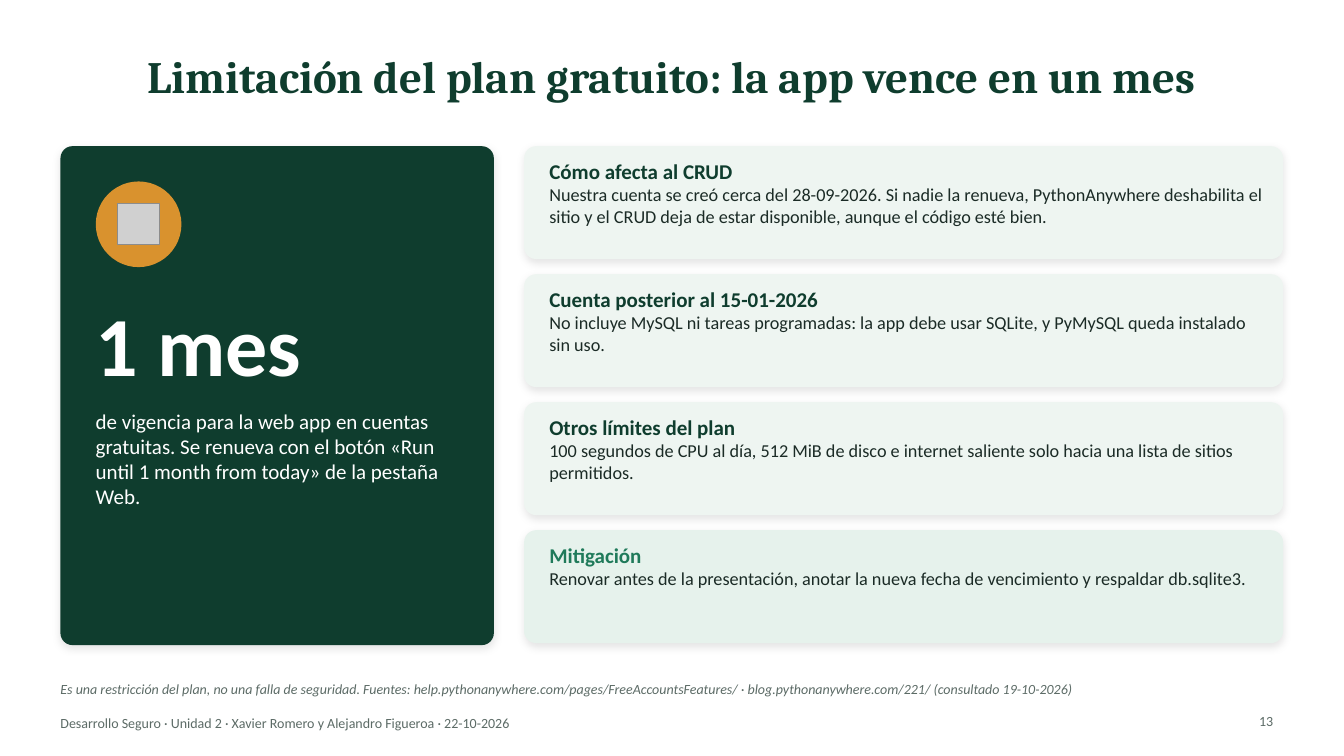
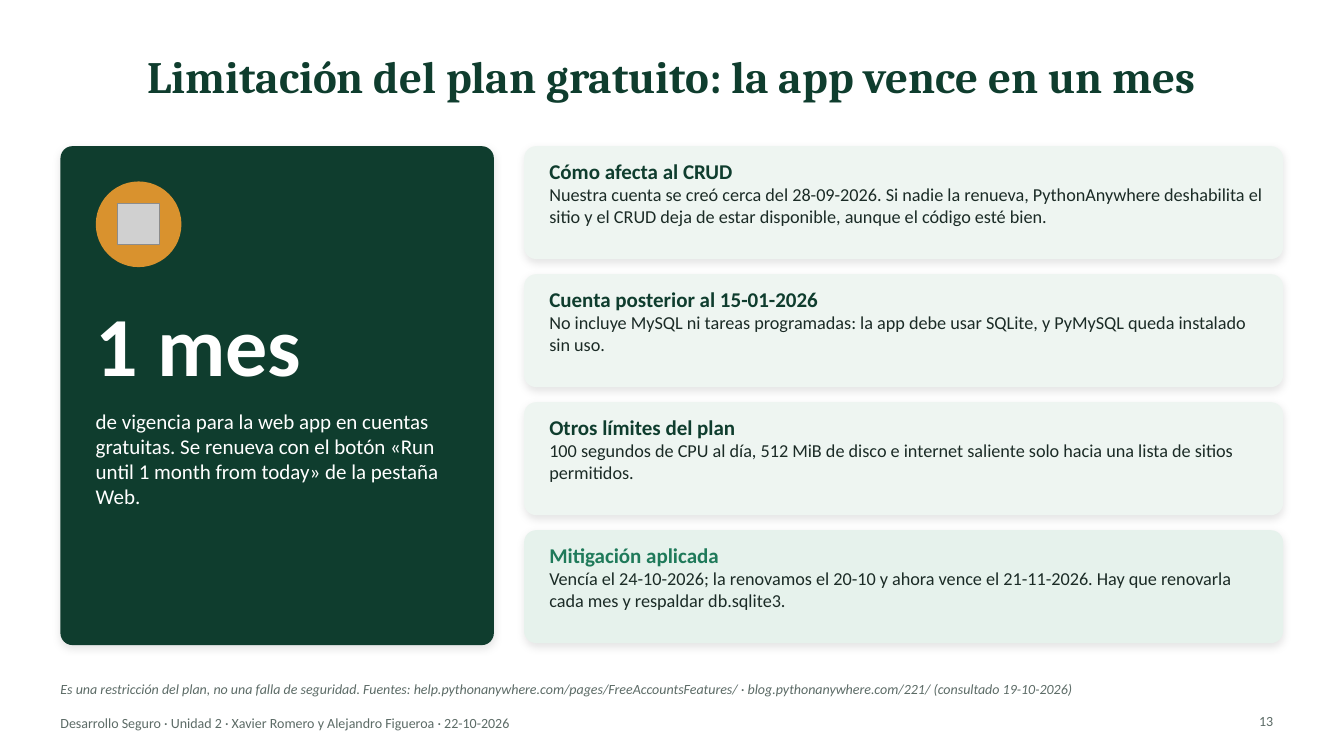
Before and after one commit to xaviiromf/desarrollo-seguro-10-09, a slide deck: slide 13 of evaluacion_u2/Presentacion_U2_Desarrollo_Seguro.pptx. Drawn at 1344x756 pixels with LibreOffice and Linux fonts; fonts in the diff are those of the drawing; grey boxes stand for pictures. Boxes give left, top, right and bottom in pixels: in the first picture for what was removed or moved away, otherwise in the second. Text is boxed around its words. In the diff, an @@ line names an element or a change of style, - is before the commit and + after.

```diff
--- a/evaluacion_u2/Presentacion_U2_Desarrollo_Seguro.pptx
+++ b/evaluacion_u2/Presentacion_U2_Desarrollo_Seguro.pptx
@@ text at (549,548,1231,610): text changed @@
-Mitigación
-Renovar antes de la presentación, anotar la nueva fecha de vencimiento y respaldar db.sqlite3.
+Mitigación aplicada
+Vencía el 24-10-2026; la renovamos el 20-10 y ahora vence el 21-11-2026. Hay que renovarla cada mes y respaldar db.sqlite3.
```
Also in this commit, not shown: 12 other slides changed, 10 other files.
